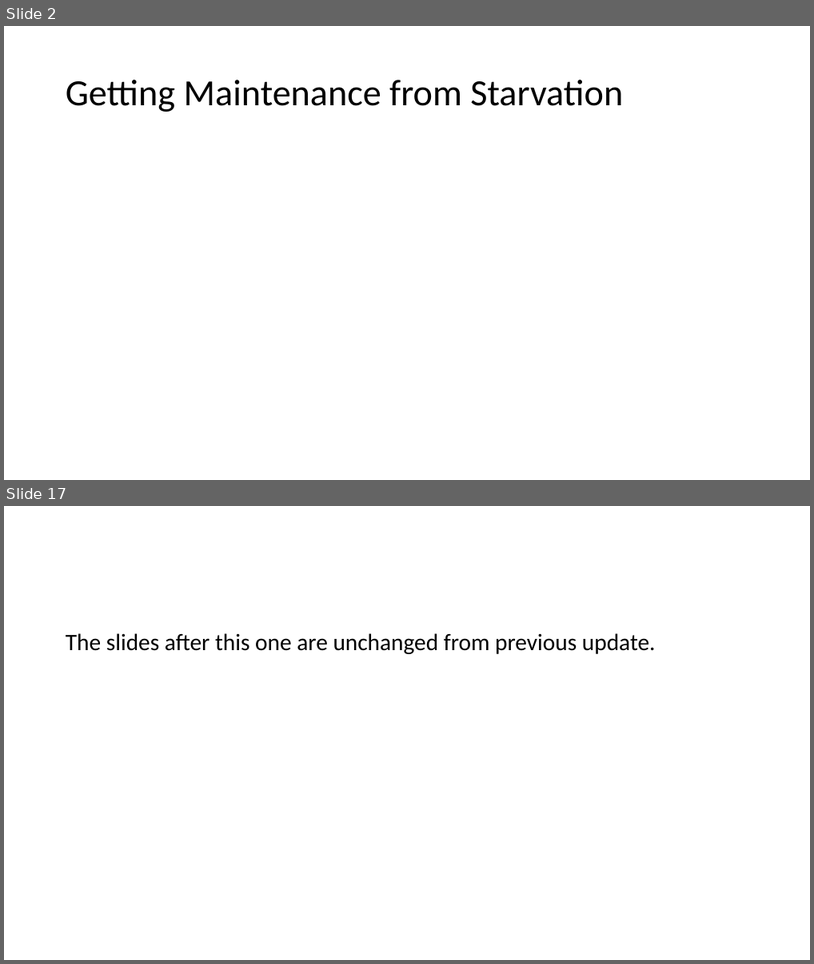
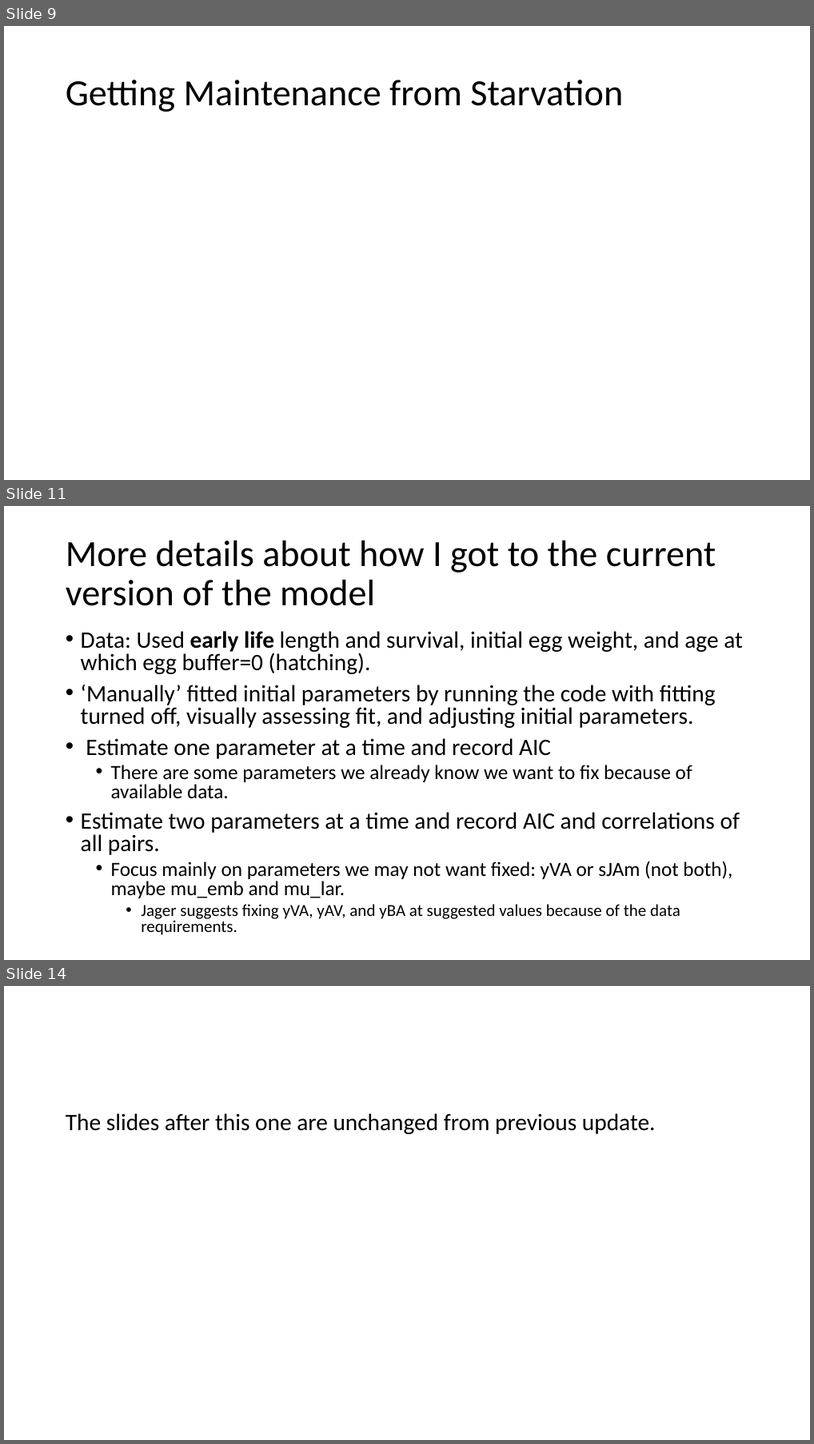
Before and after one commit to tschwemmer/MenidiaOA, a slide deck: DEBkiss results/Current version and updates.pptx. Shown one above the other, each under a label of ours: slides 2 and 17 before the commit, slides 9, 11 and 14 after it; the slides between them are not shown. The pictures are 814x964 and 814x1444 pixels, drawn with LibreOffice and Linux fonts; fonts in the diff are those of the drawing; grey boxes stand for pictures. Boxes give left, top, right and bottom in pixels: in the first picture for what was removed or moved away, otherwise in the second. Text is boxed around its words. In the diff, an @@ line names an element or a change of style, - is before the commit and + after.

```diff
--- a/DEBkiss results/Current version and updates.pptx
+++ b/DEBkiss results/Current version and updates.pptx
@@ slide 11 added at box(4, 506, 810, 960), background #FFFFFF @@
@@ title added at box(66, 540, 717, 606), 44 pt, text #000000 @@
+More details about how I got to the current version of the model
@@ text added at box(81, 631, 743, 935), 28 pt, text #000000 @@
+• Data: Used early life length and survival, initial egg weight, and age at which egg buffer=0 (hatching).
+• ‘Manually’ fitted initial parameters by running the code with fitting turned off, visually assessing fit, and adjusting initial parameters.
+• Estimate one parameter at a time and record AIC
+  • There are some parameters we already know we want to fix because of available data.
+• Estimate two parameters at a time and record AIC and correlations of all pairs.
+  • Focus mainly on parameters we may not want fixed: yVA or sJAm (not both), maybe mu_emb and mu_lar.
+    • Jager suggests fixing yVA, yAV, and yBA at suggested values because of the data requirements.
@@ what was slide 2 is now slide 9 @@
@@ what was slide 17 is now slide 14 @@
```
Also in this commit, not shown: 7 slides changed, 1 other slide added, 6 slides removed, 1 other file.
